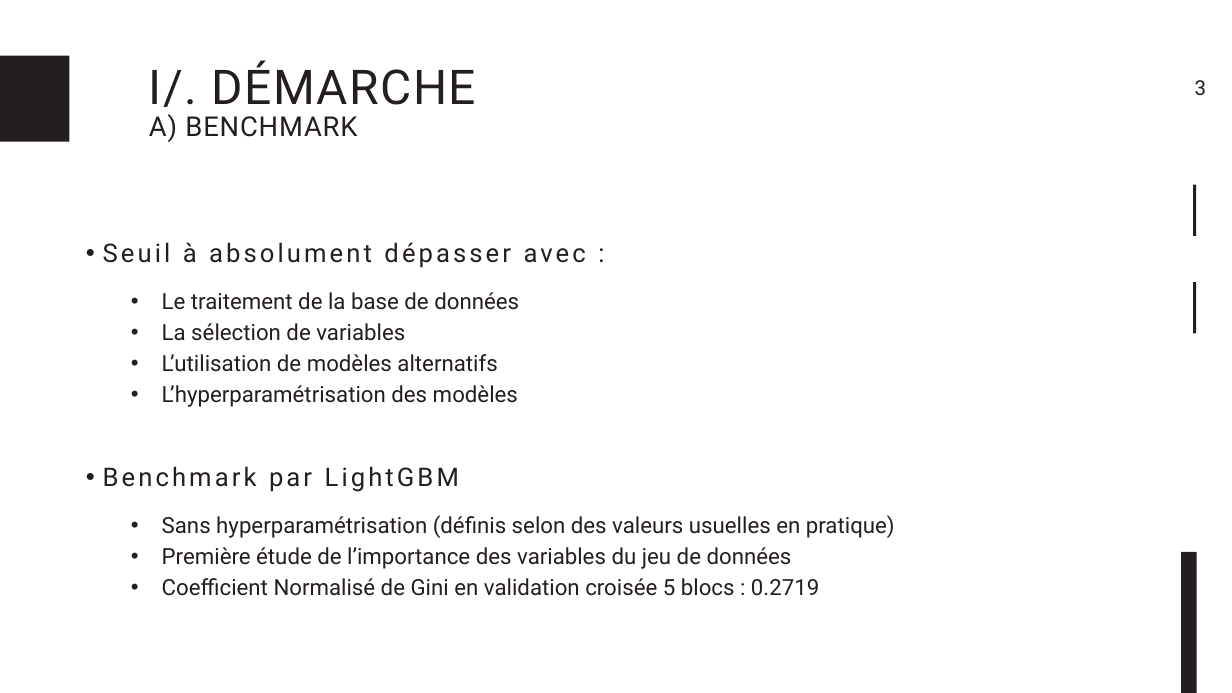
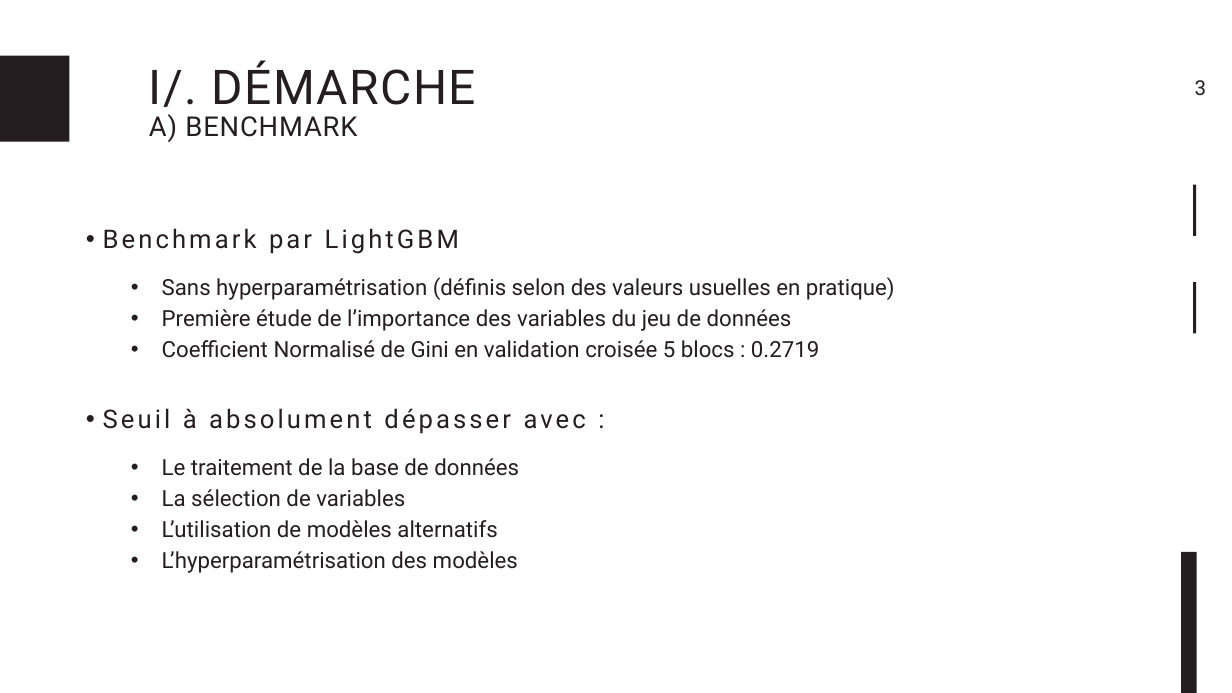
Before and after one commit to Psqrt/projet_ml, a slide deck: slide 4 of presentation/projet_ml.pptx. Drawn at 1232x693 pixels with LibreOffice and Linux fonts; fonts in the diff are those of the drawing. Boxes give left, top, right and bottom in pixels: in the first picture for what was removed or moved away, otherwise in the second. Text is boxed around its words. In the diff, an @@ line names an element or a change of style, - is before the commit and + after.

```diff
--- a/presentation/projet_ml.pptx
+++ b/presentation/projet_ml.pptx
@@ text "Benchmark par LightGBM": place and size @@
-text "Benchmark par LightGBM" at [103, 466, 459, 492]
+text "Benchmark par LightGBM" at [103, 228, 459, 254]
@@ text "Sans hyperparamétrisation (définis selon des ...": place and size @@
-text "Sans hyperparamétrisation (définis selon des ..." at [162, 515, 895, 596]
+text "Sans hyperparamétrisation (définis selon des ..." at [162, 277, 895, 358]
@@ text "Seuil à absolument dépasser avec ...": place and size @@
-text "Seuil à absolument dépasser avec ..." at [103, 242, 586, 268]
+text "Seuil à absolument dépasser avec ..." at [103, 408, 586, 434]
@@ text "Le traitement de la base ...": place and size @@
-text "Le traitement de la base ..." at [162, 292, 519, 407]
+text "Le traitement de la base ..." at [162, 458, 519, 573]
```
Also in this commit, not shown: 5 other slides changed, 6 slides added, 16 other files.
